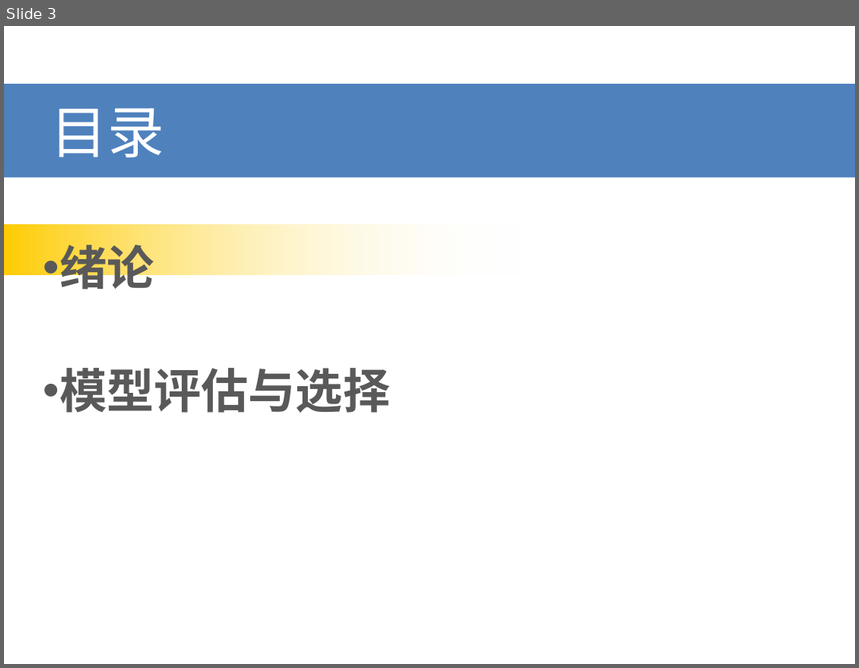
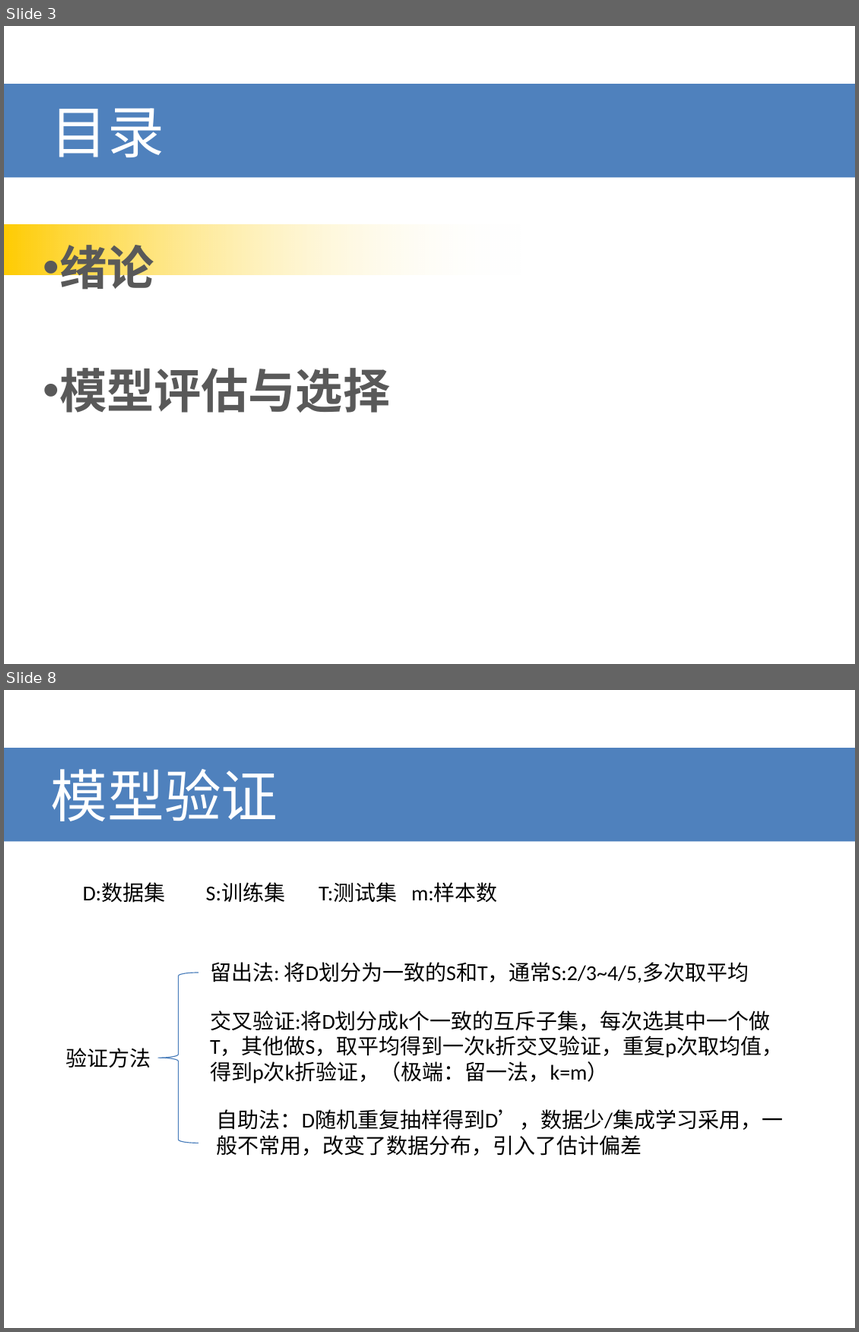
Before and after one commit to bayud/machine_learning_zzh, a slide deck: 机器学习(周志华)系列分享.pptx. Shown one above the other, each under a label of ours: slide 3 before the commit, slides 3 and 8 after it; the slides between them are not shown. The pictures are 859x668 and 859x1332 pixels, drawn with LibreOffice and Linux fonts; fonts in the diff are those of the drawing. Boxes give left, top, right and bottom in pixels: in the first picture for what was removed or moved away, otherwise in the second. Text is boxed around its words. In the diff, an @@ line names an element or a change of style, - is before the commit and + after.

```diff
--- a/机器学习(周志华)系列分享.pptx
+++ b/机器学习(周志华)系列分享.pptx
@@ slide 8 added at (4, 690, 855, 1328), background #FFFFFF @@
@@ title added at (4, 748, 855, 841), fill #4F81BD, 48 pt, text #FFFFFF @@
+模型验证
@@ text added at (83, 882, 498, 903), 18 pt, text #000000 @@
+D:数据集 S:训练集 T:测试集 m:样本数
@@ text added at (210, 962, 749, 983), 18 pt, text #000000 @@
+留出法: 将D划分为一致的S和T，通常S:2/3~4/5,多次取平均
@@ left brace added at (158, 973, 198, 1143), outline #4B7EBC 0.75 pt @@
@@ text added at (210, 1011, 783, 1084), 18 pt, text #000000 @@
+交叉验证:将D划分成k个一致的互斥子集，每次选其中一个做T，其他做S，取平均得到一次k折交叉验证，重复p次取均值，得到p次k折验证，（极端：留一法，k=m）
@@ text added at (66, 1048, 151, 1068), 18 pt, text #000000 @@
+验证方法
@@ text added at (217, 1110, 783, 1156), 18 pt, text #000000 @@
+自助法：D随机重复抽样得到D’，数据少/集成学习采用，一般不常用，改变了数据分布，引入了估计偏差
```
Also in this commit, not shown: 2 slides changed, 18 other slides added, 14 slides removed.
